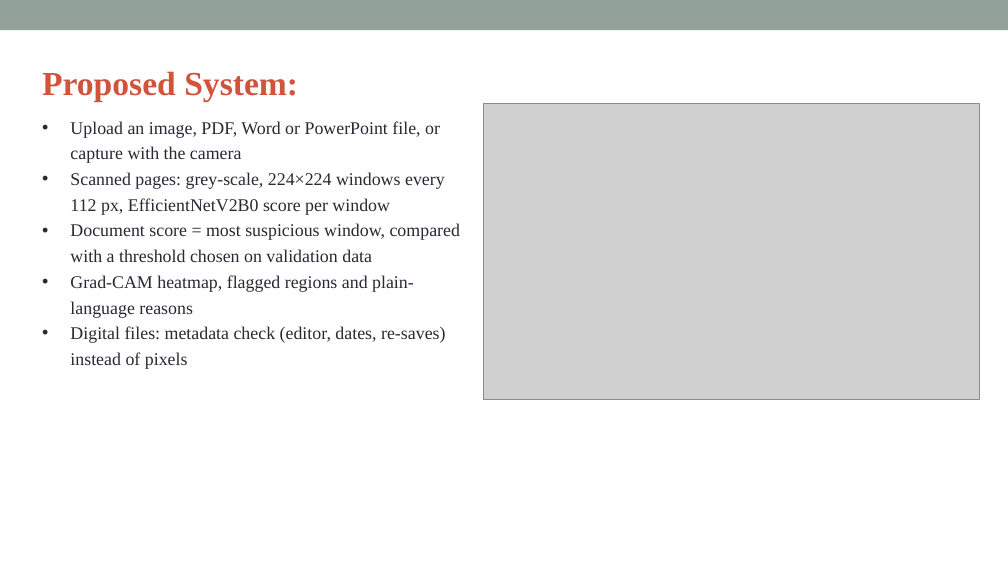
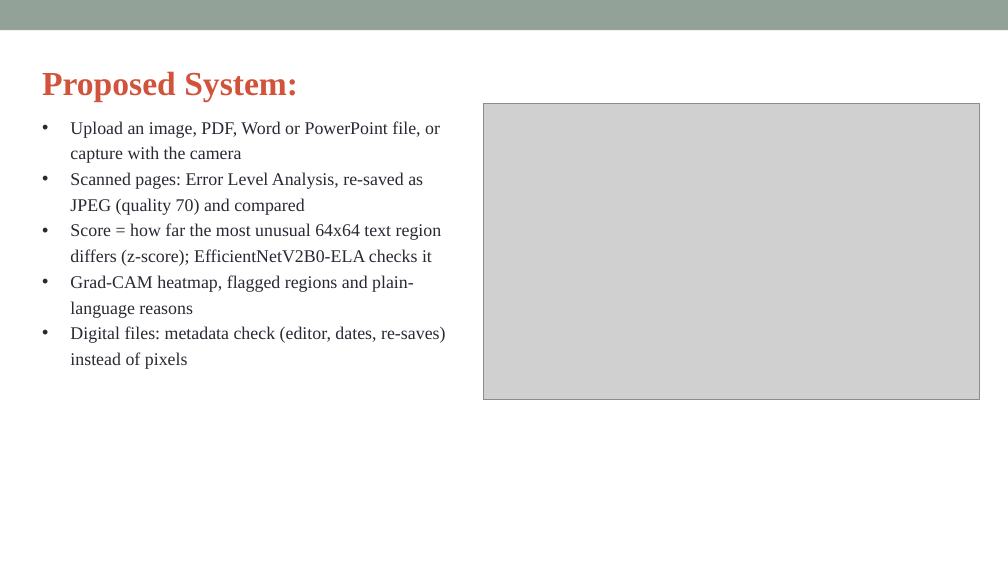
Before and after one commit to anjanireddyc-max/findoc-ai, a slide deck: slide 7 of report/FinDoc_AI_Review_PPT_Updated.pptx. Drawn at 1008x567 pixels with LibreOffice and Linux fonts; fonts in the diff are those of the drawing; grey boxes stand for pictures. Boxes give left, top, right and bottom in pixels: in the first picture for what was removed or moved away, otherwise in the second. Text is boxed around its words. In the diff, an @@ line names an element or a change of style, - is before the commit and + after.

```diff
--- a/report/FinDoc_AI_Review_PPT_Updated.pptx
+++ b/report/FinDoc_AI_Review_PPT_Updated.pptx
@@ text at [70,172,442,266]: text changed @@
-• Scanned pages: grey-scale, 224×224 windows every 112 px, EfficientNetV2B0 score per window
-• Document score = most suspicious window, compared with a threshold chosen on validation data
+• Scanned pages: Error Level Analysis, re-saved as JPEG (quality 70) and compared
+• Score = how far the most unusual 64x64 text region differs (z-score); EfficientNetV2B0-ELA checks it
```
Also in this commit, not shown: 7 other slides changed, 4 other files.
